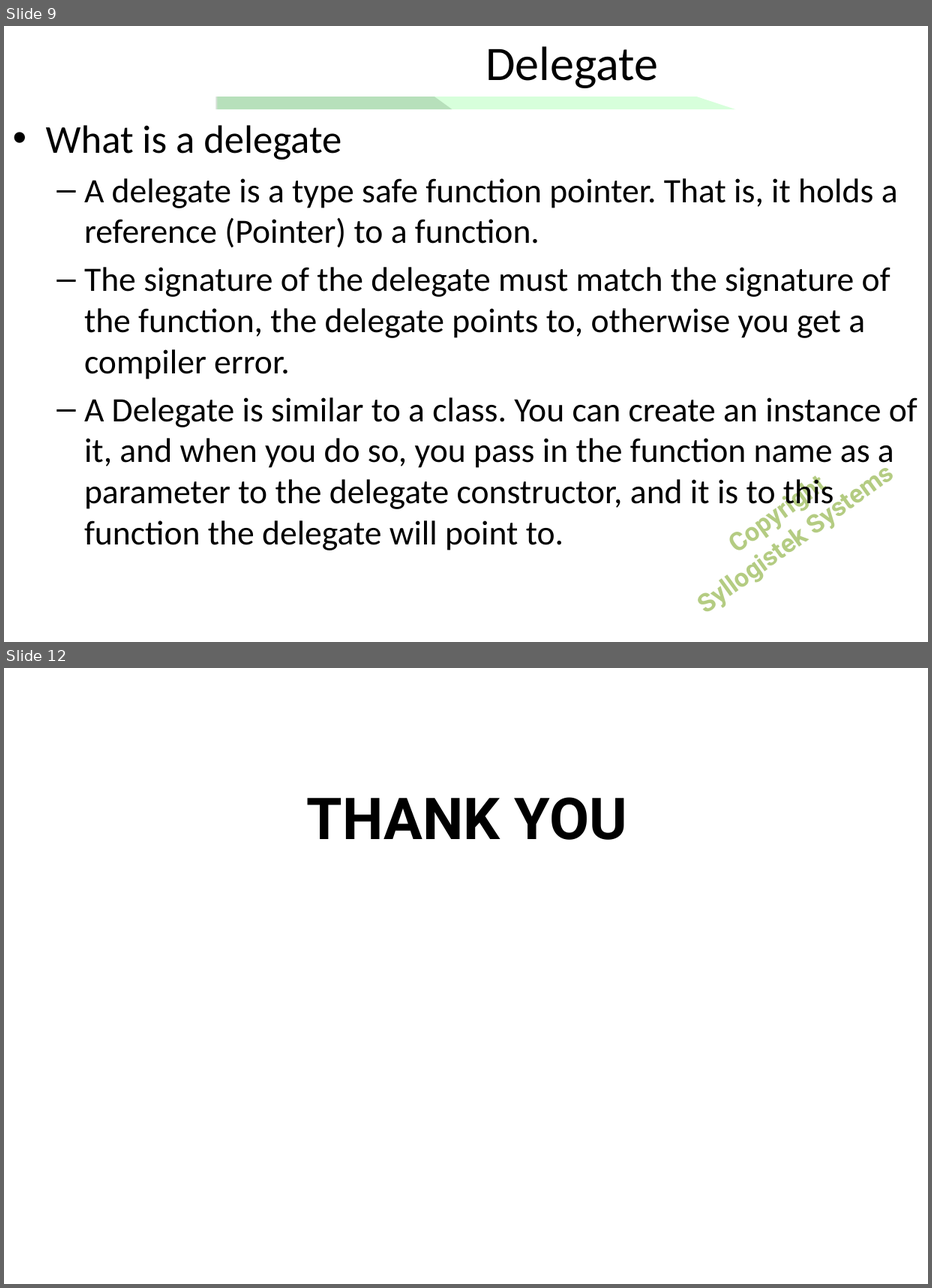
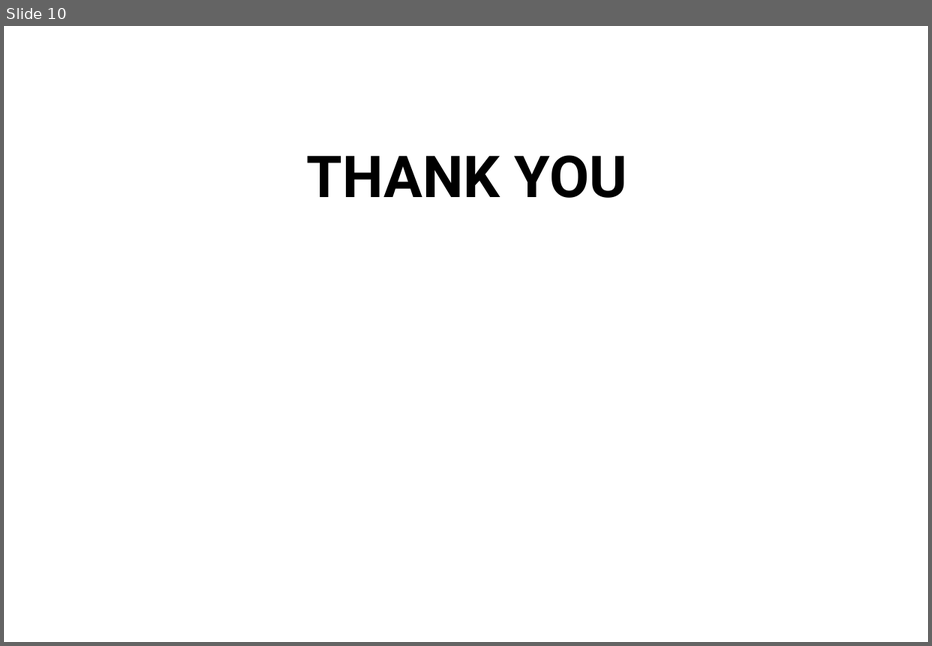
Before and after one commit to arghyabiswas/tutorials, a slide deck: Documents/Presentation-Day5.pptx. Shown one above the other, each under a label of ours: slides 9 and 12 before the commit, slide 10 after it; the slides between them are not shown. The pictures are 932x1288 and 932x646 pixels, drawn with LibreOffice and Linux fonts; fonts in the diff are those of the drawing; background and template pictures are left out. Boxes give left, top, right and bottom in pixels: in the first picture for what was removed or moved away, otherwise in the second. Text is boxed around its words. In the diff, an @@ line names an element or a change of style, - is before the commit and + after.

```diff
--- a/Documents/Presentation-Day5.pptx
+++ b/Documents/Presentation-Day5.pptx
@@ slide 9 removed at (4, 26, 928, 642), background #FFFFFF @@
@@ title removed at (486, 46, 658, 88) @@
-Delegate
@@ freeform shape removed at (216, 96, 452, 110) @@
@@ freeform shape removed at (217, 96, 735, 110) @@
@@ text removed at (46, 125, 918, 550) @@
-• What is a delegate
-  – A delegate is a type safe function pointer. That is, it holds a reference (Pointer) to a function.
-  – The signature of the delegate must match the signature of the function, the delegate points to, otherwise you get a compiler error.
-  – A Delegate is similar to a class. You can create an instance of it, and when you do so, you pass in the function name as a parameter to the delegate constructor, and it is to this function the delegate will point to.
@@ text removed at (643, 408, 928, 642) @@
-Copyright
-Syllogistek Systems
@@ what was slide 12 is now slide 10 @@
```
Also in this commit, not shown: 2 slides changed, 1 other slide removed.
